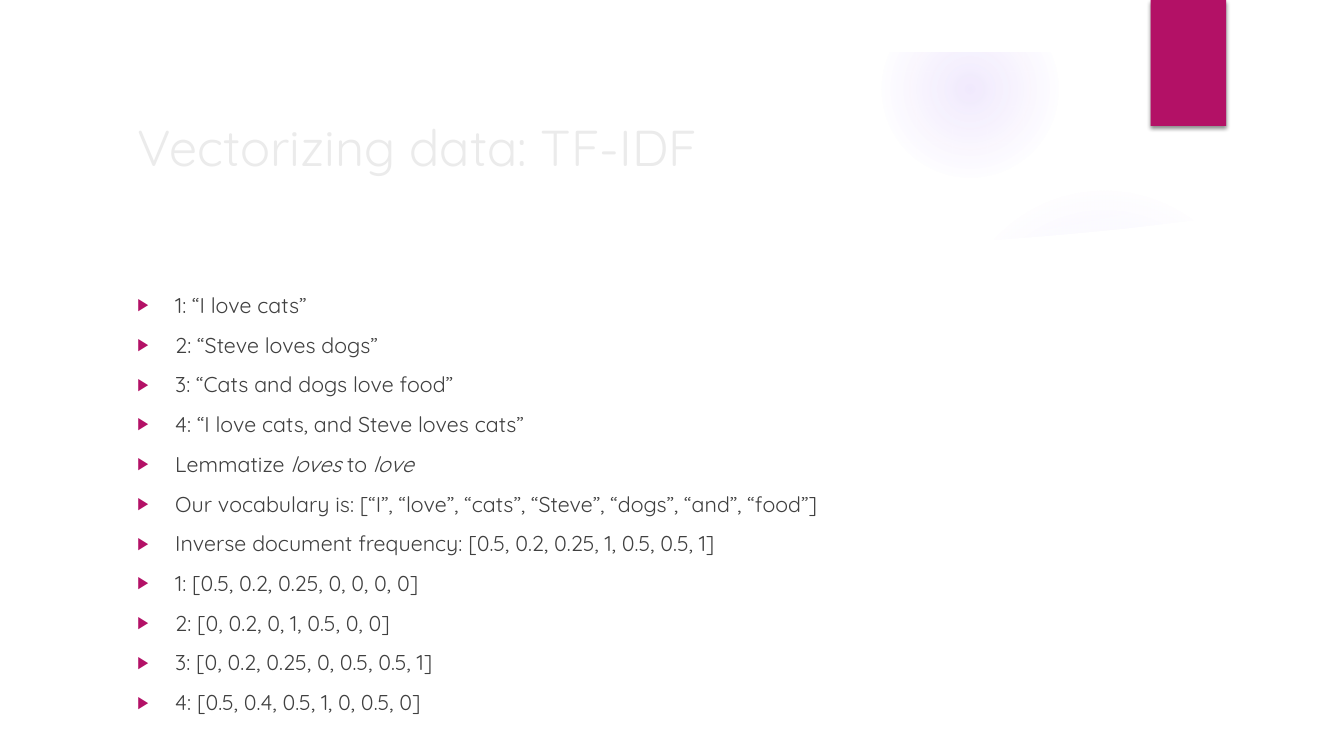
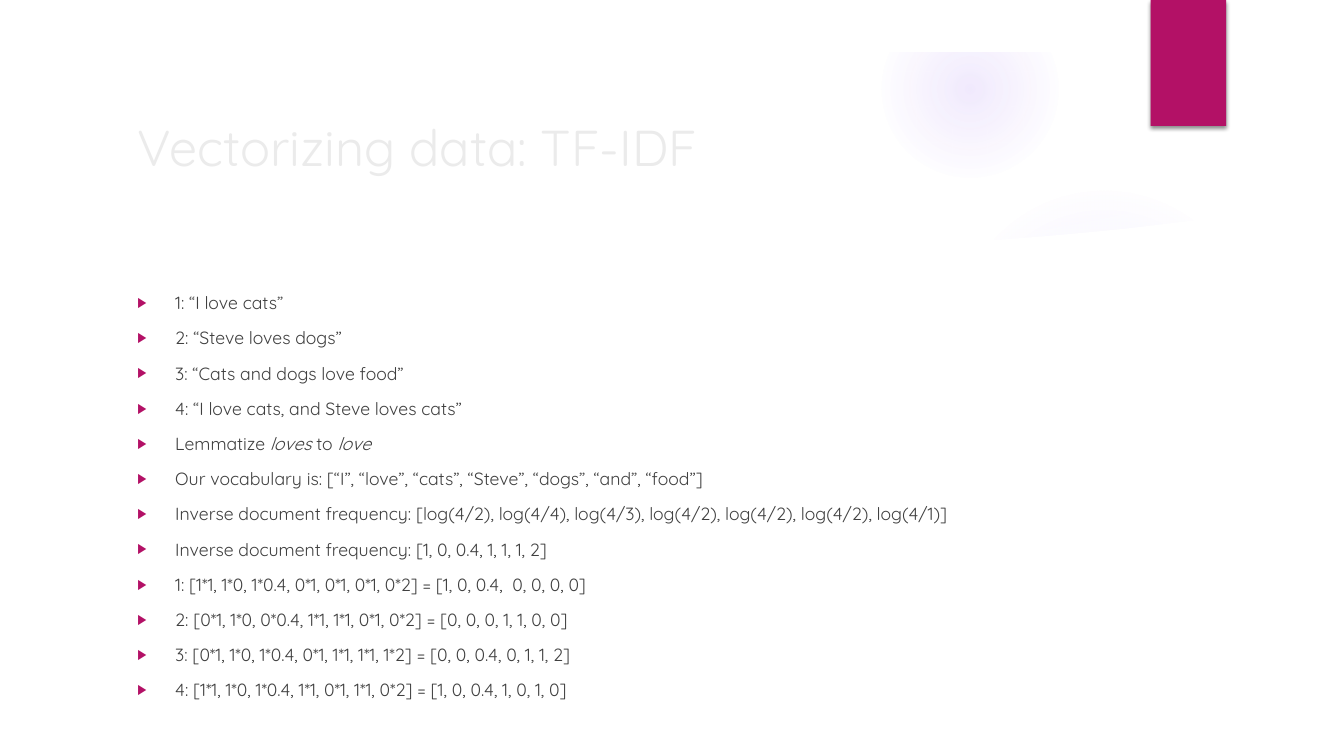
Before and after one commit to zhenya-pl/odsc_west, a slide deck: slide 22 of Introduction to NLP and topic modeling.pptx (slide 21 before the commit). Drawn at 1344x756 pixels with LibreOffice and Linux fonts; fonts in the diff are those of the drawing; background and template pictures are left out. Boxes give left, top, right and bottom in pixels: in the first picture for what was removed or moved away, otherwise in the second. Text is boxed around its words. In the diff, an @@ line names an element or a change of style, - is before the commit and + after.

Commit message:
Change some slides

```diff
--- a/Introduction to NLP and topic modeling.pptx
+++ b/Introduction to NLP and topic modeling.pptx
@@ text at (175, 296, 703, 489): size 15.3 to 12.6 pt in "1: “I love cats”", "2: “Steve loves dogs”", "3: “Cats and dogs love food”", "4: “I love cats, and Steve loves ..." and 2 more places @@
@@ text at (175, 506, 947, 700): text changed; size 15.3 to 12.6 pt @@
-▶ Inverse document frequency: [0.5, 0.2, 0.25, 1, 0.5, 0.5, 1]
-▶ 1: [0.5, 0.2, 0.25, 0, 0, 0, 0]
-▶ 2: [0, 0.2, 0, 1, 0.5, 0, 0]
-▶ 3: [0, 0.2, 0.25, 0, 0.5, 0.5, 1]
-▶ 4: [0.5, 0.4, 0.5, 1, 0, 0.5, 0]
+▶ Inverse document frequency: [log(4/2), log(4/4), log(4/3), log(4/2), log(4/2), log(4/2), log(4/1)]
+▶ Inverse document frequency: [1, 0, 0.4, 1, 1, 1, 2]
+▶ 1: [1*1, 1*0, 1*0.4, 0*1, 0*1, 0*1, 0*2] = [1, 0, 0.4, 0, 0, 0, 0]
+▶ 2: [0*1, 1*0, 0*0.4, 1*1, 1*1, 0*1, 0*2] = [0, 0, 0, 1, 1, 0, 0]
+▶ 3: [0*1, 1*0, 1*0.4, 0*1, 1*1, 1*1, 1*2] = [0, 0, 0.4, 0, 1, 1, 2]
+▶ 4: [1*1, 1*0, 1*0.4, 1*1, 0*1, 1*1, 0*2] = [1, 0, 0.4, 1, 0, 1, 0]
```
Also in this commit, not shown: 2 other slides changed, 6 slides added.
